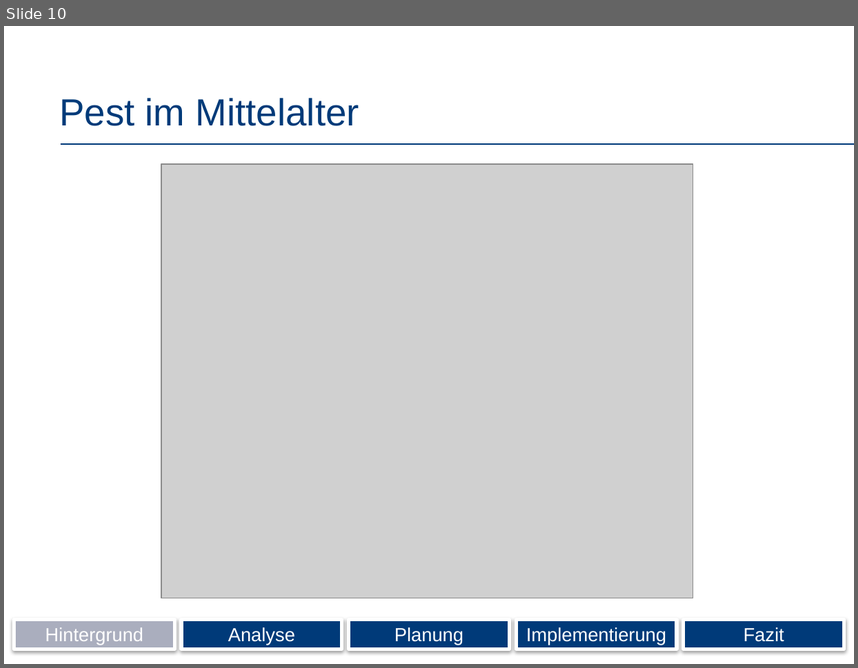
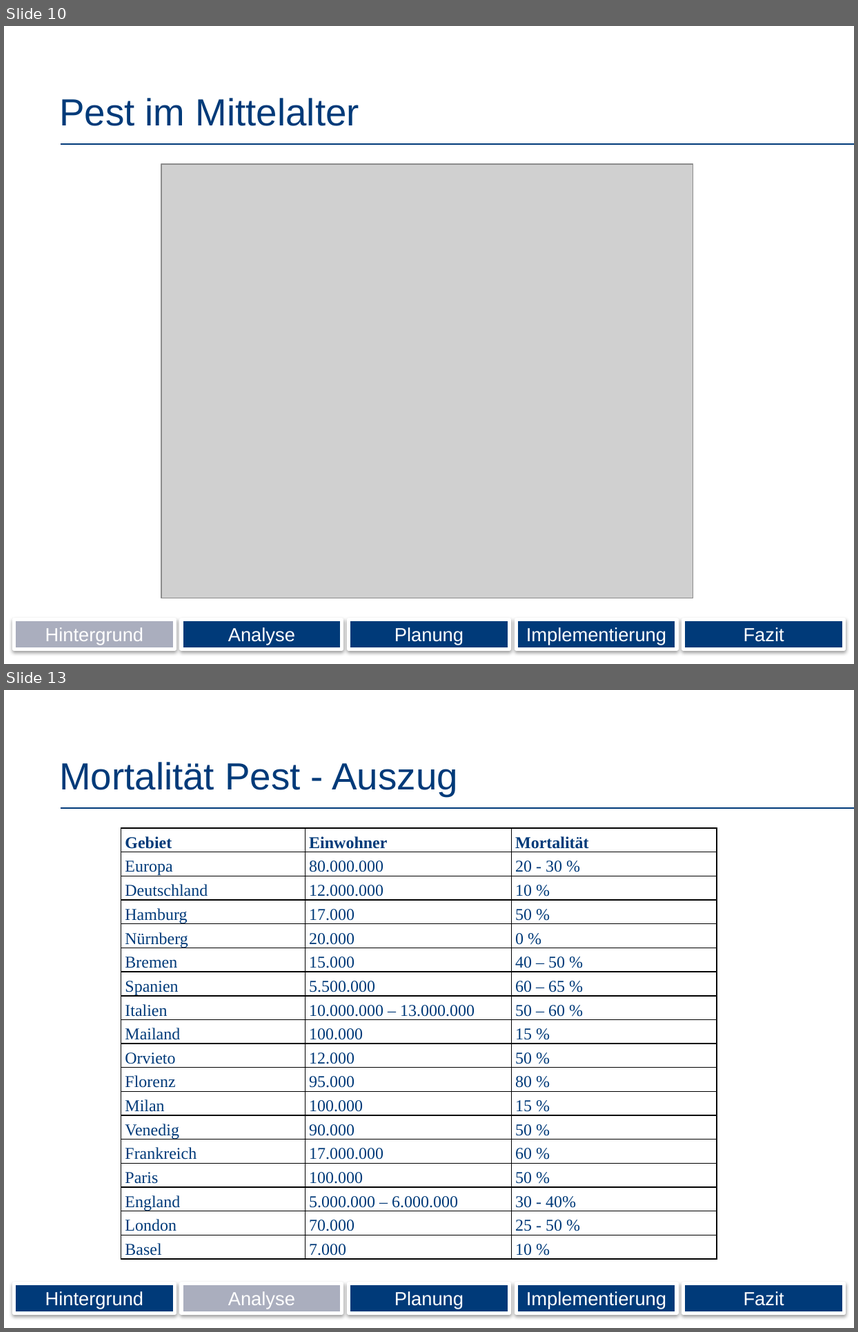
Before and after one commit to Wolle1508/SE-Projekt, a slide deck: Präsentation.pptx. Shown one above the other, each under a label of ours: slide 10 before the commit, slides 10 and 13 after it; the slides between them are not shown. The pictures are 858x668 and 858x1332 pixels, drawn with LibreOffice and Linux fonts; fonts in the diff are those of the drawing; grey boxes stand for pictures; background and template pictures are left out. Boxes give left, top, right and bottom in pixels: in the first picture for what was removed or moved away, otherwise in the second. Text is boxed around its words. In the diff, an @@ line names an element or a change of style, - is before the commit and + after.

```diff
--- a/Präsentation.pptx
+++ b/Präsentation.pptx
@@ slide 13 added at box(4, 690, 854, 1328), background #FFFFFF; not listed: 1 template element that a slide beside it also shows @@
@@ title added at box(59, 762, 458, 796), 32 pt, text #003A79 @@
+Mortalität Pest - Auszug
@@ table added at box(121, 828, 718, 1261), 18 rows, 3 columns @@
+Gebiet | Einwohner | Mortalität
+Europa | 80.000.000 | 20 - 30 %
+Deutschland | 12.000.000 | 10 %
+Hamburg | 17.000 | 50 %
+Nürnberg | 20.000 | 0 %
+Bremen | 15.000 | 40 – 50 %
+Spanien | 5.500.000 | 60 – 65 %
+Italien | 10.000.000 – 13.000.000 | 50 – 60 %
+Mailand | 100.000 | 15 %
+Orvieto | 12.000 | 50 %
+Florenz | 95.000 | 80 %
+Milan | 100.000 | 15 %
+Venedig | 90.000 | 50 %
+Frankreich | 17.000.000 | 60 %
+Paris | 100.000 | 50 %
+England | 5.000.000 – 6.000.000 | 30 - 40%
+London | 70.000 | 25 - 50 %
+Basel | 7.000 | 10 %
@@ rectangle added at box(14, 1283, 175, 1312), fill #003A79, outline #FFFFFF 3 pt, 16 pt, text #FFFFFF @@
+Hintergrund
@@ rectangle added at box(181, 1283, 342, 1312), fill #AAAEBE, outline #FFFFFF 3 pt, 16 pt, text #FFFFFF @@
+Analyse
@@ rectangle added at box(349, 1283, 510, 1312), fill #003A79, outline #FFFFFF 3 pt, 16 pt, text #FFFFFF @@
+Planung
@@ rectangle added at box(516, 1283, 677, 1312), fill #003A79, outline #FFFFFF 3 pt, 16 pt, text #FFFFFF @@
+Implementierung
@@ rectangle added at box(683, 1283, 844, 1312), fill #003A79, outline #FFFFFF 3 pt, 16 pt, text #FFFFFF @@
+Fazit
```
Also in this commit, not shown: 2 slides changed, 8 other slides added.
